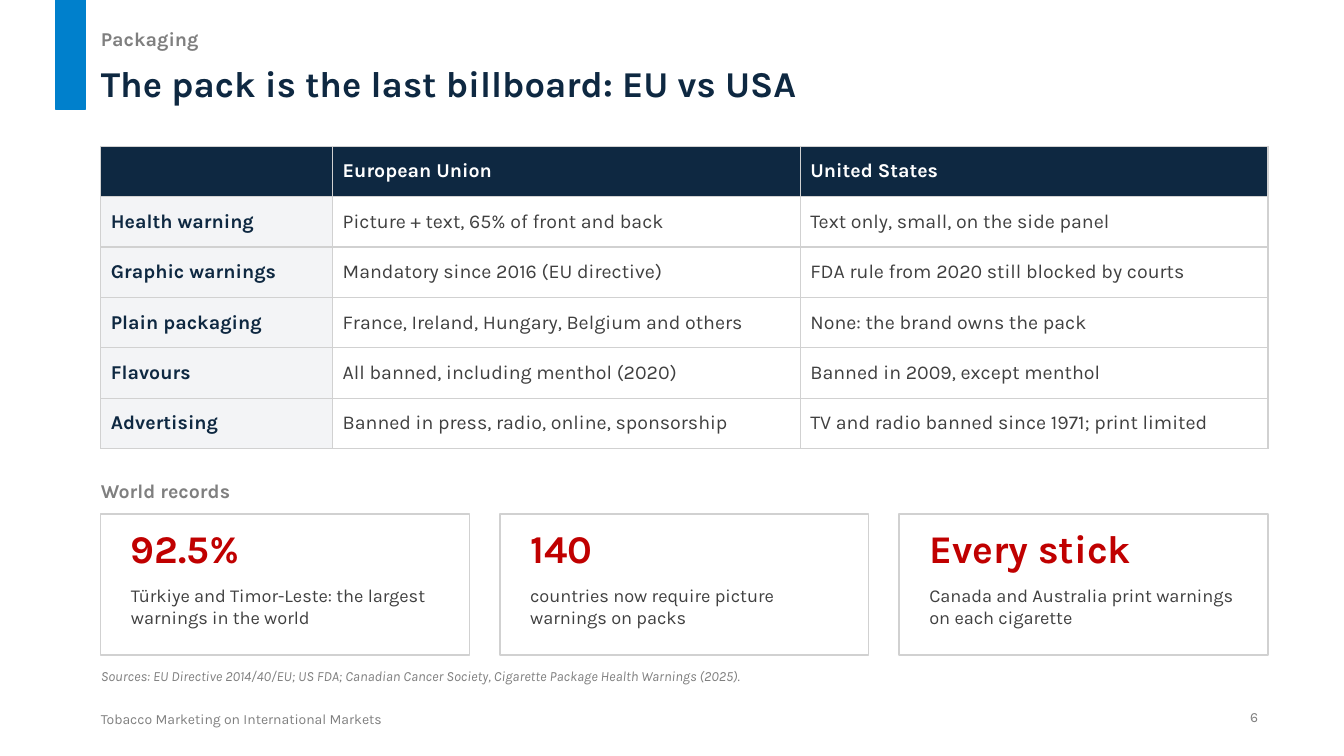
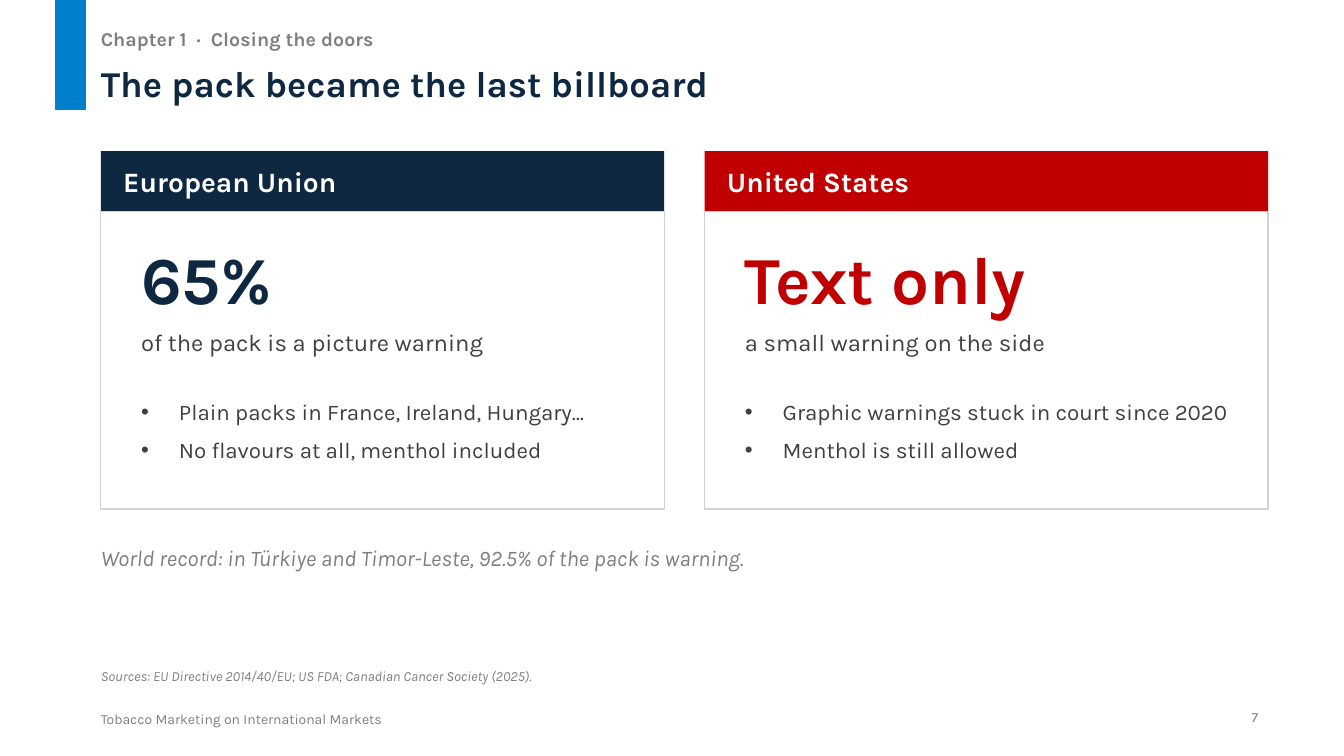
Before and after one commit to untitl333d/-frontend-slides, a slide deck: slide 7 of presentations/tobacco-marketing/Tobacco_Marketing_International_Markets.pptx (slide 6 before the commit). Drawn at 1344x756 pixels with LibreOffice and Linux fonts; fonts in the diff are those of the drawing. Boxes give left, top, right and bottom in pixels: in the first picture for what was removed or moved away, otherwise in the second. Text is boxed around its words. In the diff, an @@ line names an element or a change of style, - is before the commit and + after.

```diff
--- a/presentations/tobacco-marketing/Tobacco_Marketing_International_Markets.pptx
+++ b/presentations/tobacco-marketing/Tobacco_Marketing_International_Markets.pptx
@@ text at box(101, 32, 373, 51): text changed @@
-Packaging
+Chapter 1 · Closing the doors
@@ title at box(101, 71, 708, 106): text changed @@
-The pack is the last billboard: EU vs USA
+The pack became the last billboard
@@ table removed at box(101, 146, 1268, 438), 6 rows, 3 columns @@
- | European Union | United States
-Health warning | Picture + text, 65% of front and back | Text only, small, on the side panel
-Graphic warnings | Mandatory since 2016 (EU directive) | FDA rule from 2020 still blocked by courts
-Plain packaging | France, Ireland, Hungary, Belgium and others | None: the brand owns the pack
-Flavours | All banned, including menthol (2020) | Banned in 2009, except menthol
-Advertising | Banned in press, radio, online, sponsorship | TV and radio banned since 1971; print limited
@@ rectangle added at box(101, 151, 664, 212), fill #0E2841, 20 pt, text #FFFFFF, bold @@
+European Union
@@ rectangle added at box(705, 151, 1268, 212), fill #C00000, 20 pt, text #FFFFFF, bold @@
+United States
@@ rectangle added at box(101, 212, 664, 509), fill #FFFFFF, outline #D1D1D1 1 pt @@
@@ rectangle added at box(705, 212, 1268, 509), fill #FFFFFF, outline #D1D1D1 1 pt @@
@@ text added at box(141, 259, 272, 305), 48 pt, text #0E2841, bold @@
+65%
@@ text added at box(745, 258, 1025, 321), 48 pt, text #C00000, bold @@
+Text only
@@ text added at box(141, 334, 483, 357), 17 pt, text #404040 @@
+of the pack is a picture warning
@@ text added at box(745, 334, 1045, 357), 17 pt, text #404040 @@
+a small warning on the side
@@ text added at box(179, 404, 584, 461), 16 pt, text #404040 @@
+• Plain packs in France, Ireland, Hungary…
+• No flavours at all, menthol included
@@ text added at box(783, 404, 1227, 459), 16 pt, text #404040 @@
+• Graphic warnings stuck in court since 2020
+• Menthol is still allowed
@@ text removed at box(101, 484, 230, 498) @@
-World records
@@ rectangle removed at box(101, 514, 470, 655) @@
@@ text removed at box(131, 537, 240, 564) @@
-92.5%
@@ rectangle removed at box(500, 514, 869, 655) @@
@@ text removed at box(530, 537, 592, 564) @@
-140
@@ rectangle removed at box(899, 514, 1268, 655) @@
@@ text removed at box(929, 535, 1131, 573) @@
-Every stick
@@ text added at box(101, 550, 744, 572), 16 pt, text #7F7F7F, italic @@
+World record: in Türkiye and Timor-Leste, 92.5% of the pack is warning.
@@ text removed at box(131, 589, 425, 629) @@
-Türkiye and Timor-Leste: the largest warnings in the world
@@ text removed at box(530, 589, 774, 629) @@
-countries now require picture warnings on packs
@@ text removed at box(929, 589, 1233, 629) @@
-Canada and Australia print warnings on each cigarette
@@ text at box(101, 671, 531, 685): text changed @@
-Sources: EU Directive 2014/40/EU; US FDA; Canadian Cancer Society, Cigarette Package Health Warnings (2025).
+Sources: EU Directive 2014/40/EU; US FDA; Canadian Cancer Society (2025).
@@ page number at box(1252, 713, 1259, 722): text changed @@
-6
+7
```
Also in this commit, not shown: 5 other slides changed, 8 slides added, 6 slides removed, 2 other files.
